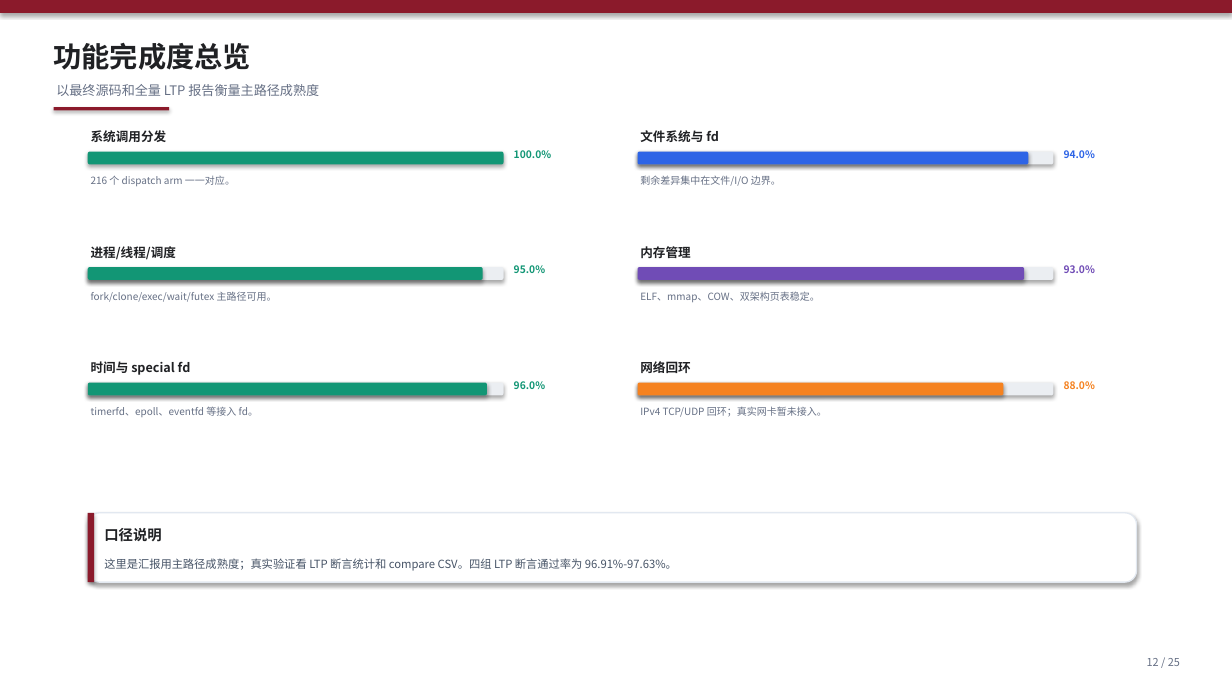
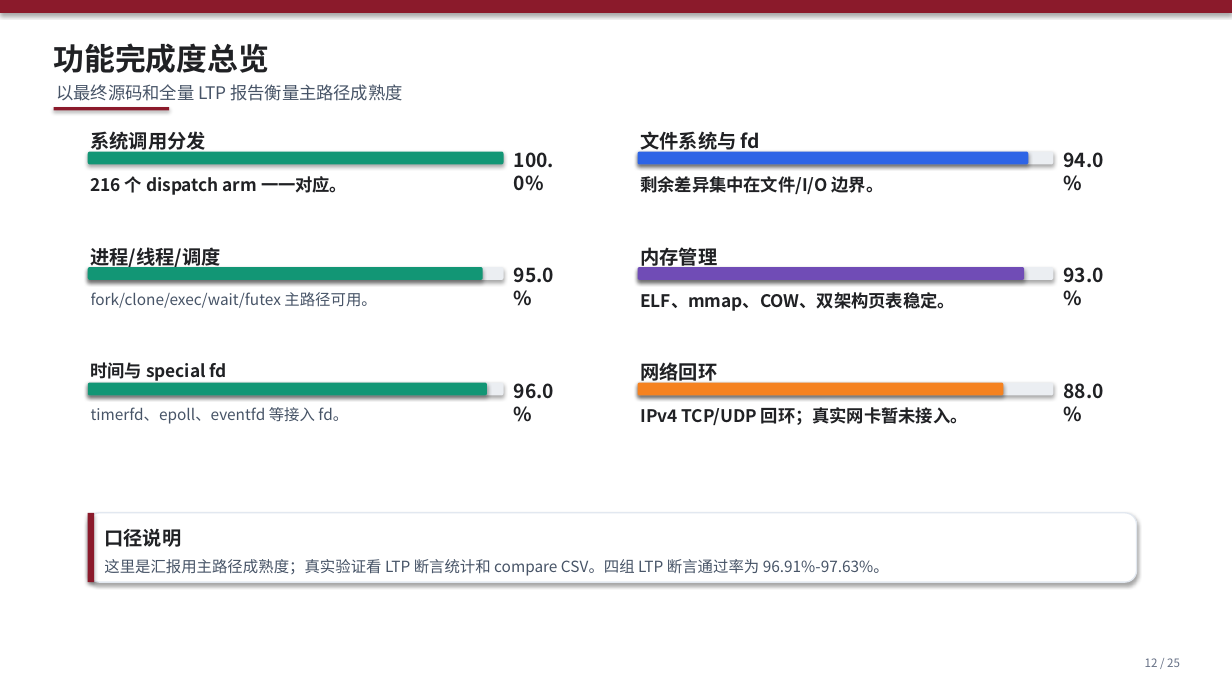
Before and after one commit to Solarpasserby/RespOS, a slide deck: slide 12 of docs/初赛文档/RespOS初赛进展汇报.pptx. Drawn at 1232x693 pixels with LibreOffice and Linux fonts; fonts in the diff are those of the drawing. Boxes give left, top, right and bottom in pixels: in the first picture for what was removed or moved away, otherwise in the second. Text is boxed around its words. In the diff, an @@ line names an element or a change of style, - is before the commit and + after.

```diff
--- a/docs/初赛文档/RespOS初赛进展汇报.pptx
+++ b/docs/初赛文档/RespOS初赛进展汇报.pptx
@@ text "功能完成度总览" at (54, 43, 270, 73): size 22 to 24 pt @@
@@ text "以最终源码和全量 LTP 报告衡量主路径成熟度" at (56, 84, 403, 101): size 10.2 to 13.5 pt, text colour #667085 to #475467 @@
@@ text "94.0%" at (1064, 152, 1104, 168): size 8 to 15 pt, text colour #2D64E6 to #202124 @@
@@ text "93.0%" at (1064, 267, 1104, 283): size 8 to 15 pt, text colour #704CB6 to #202124 @@
@@ text "fork/clone/exec/wait/futex 主路径可用。" at (91, 292, 376, 308): size 7.8 to 12 pt, text colour #667085 to #475467 @@
@@ text "时间与 special fd" at (91, 362, 227, 383): size 9.8 to 13.5 pt @@
@@ size 9.8 to 15 pt in 5 elements at (91, 128, 206, 154), (640, 132, 760, 154), (91, 244, 221, 270), (640, 244, 717, 270), (640, 359, 717, 385) @@
@@ size 8 to 15 pt, text colour #129675 to #202124 in 3 elements at (514, 152, 554, 191), (514, 267, 554, 283), (514, 383, 554, 399) @@
@@ text "88.0%" at (1064, 383, 1104, 399): size 8 to 15 pt, text colour #F58220 to #202124 @@
@@ text "timerfd、epoll、eventfd 等接入 fd。" at (91, 407, 348, 424): size 7.8 to 12 pt, text colour #667085 to #475467 @@
@@ size 7.8 to 13.5 pt, text colour #667085 to #202124, bold on in 4 elements at (91, 176, 347, 195), (640, 176, 884, 194), (640, 292, 955, 311), (640, 407, 968, 425) @@
@@ text "口径说明" at (104, 529, 181, 547): size 11.2 to 15 pt @@
@@ text "这里是汇报用主路径成熟度；真实验证看 LTP 断言统计和 compare CSV。四组 ..." at (104, 559, 889, 576): size 8.8 to 12 pt @@
@@ text "12 / 25" at (1145, 658, 1180, 667): size 8.5 to 9 pt @@
```
Also in this commit, not shown: 24 other slides changed.
